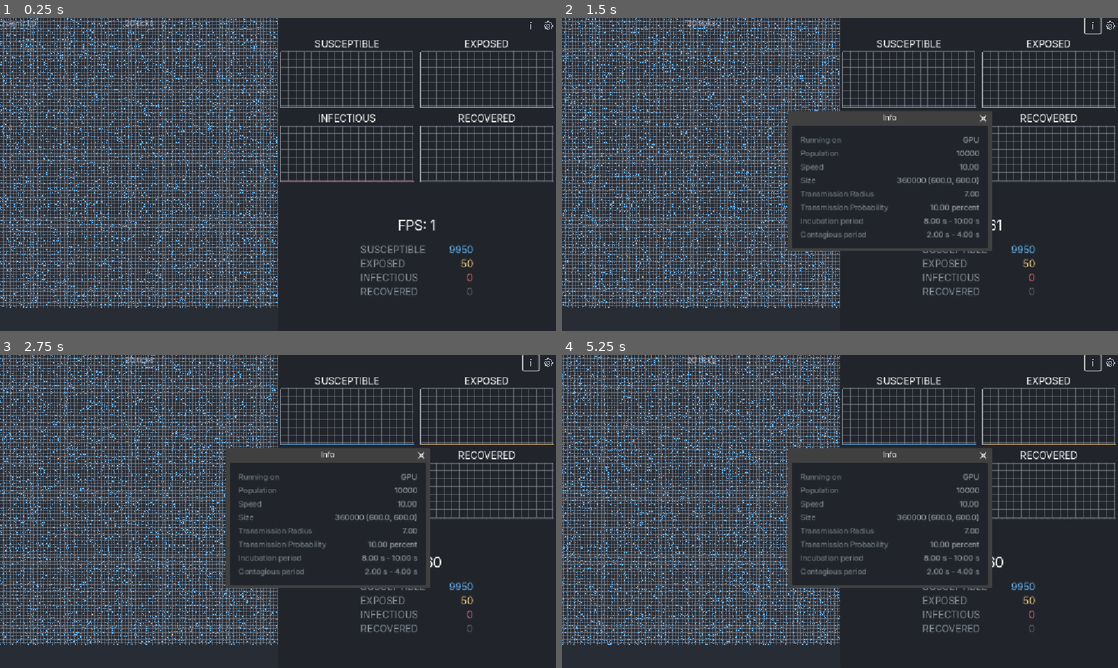
Above: before the commit, frames 1-4 (two rows, left to right).
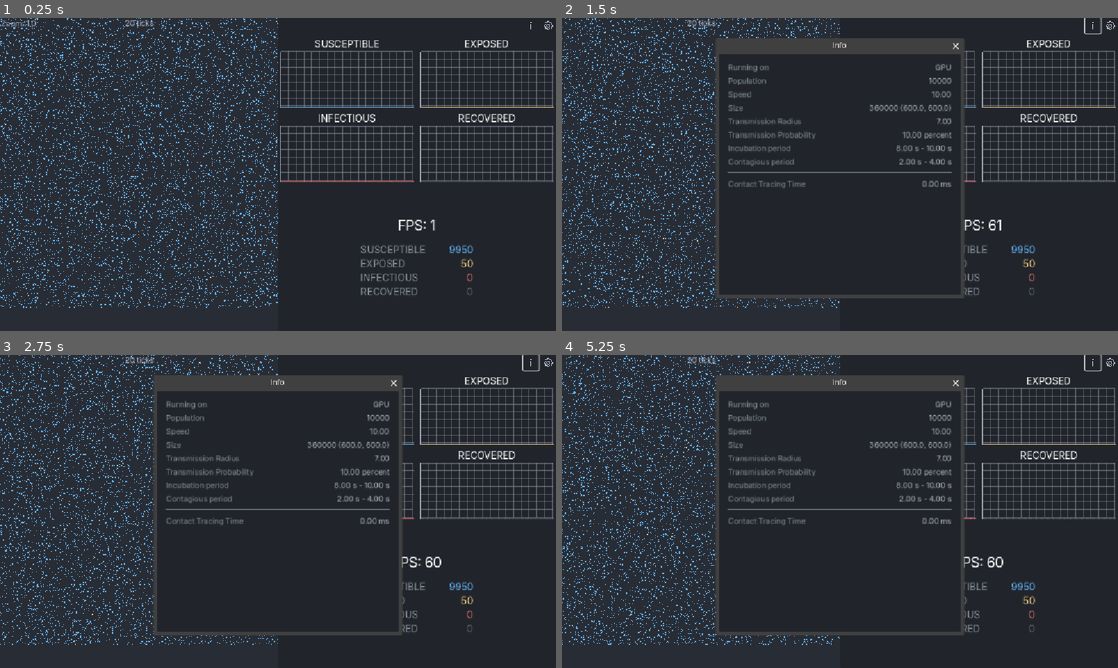
Above: after the commit, the same moments.

Repository: SinaMajdieh/pandemic-simulation
Game: Godot game, scene res://scenes/simulation_gui.tscn
The game is run twice, just before and just after one commit, with the same random seed, the same clock (stepped at 60 frames per second) and the same inputs.
Inputs (mouse positions are in pixels of both pictures, inside the frame that each line leads up to):
- Up to frame 1 (0.25 s): no input
- Up to frame 2 (1.5 s): click (1090, 24) at 0.5 s; click (1090, 24) at 1.25 s
- Up to frame 3 (2.75 s): click (528, 361) at 2 s
- Up to frame 4 (5.25 s): drag from (906, 417) to (895, 442) at 2.77 s; drag from (1051, 417) to (812, 574) at 3.52 s; move the mouse to (906, 489) at 4.27 s; click (906, 489) at 4.42 s; drag from (1051, 489) to (673, 464) at 5.02 s

The runs differ from the first frame. In frame 1, 21% of the frame differs, in the area x 0-50%, y 0-93%; in frame 2, 28%; in frame 3, 28%; in frame 4, 28%, in the area x 0-78%, y 0-93%.
Error in both runs: Cannot call method 'shader_create_from_spirv' on a null value. (res://scripts/gpu/shader_runner.gd:24)

Commit message:
feat(contact-tracer+ui): add elapsed time tracking for contact tracing
Overview:
Implemented elapsed time measurement in the contact tracer to monitor
the duration since the last contact-tracing operation, enhancing
observability and timing control across simulation runs.

🔹 ContactTracer:
- Added `elapsed_time` method and internal timer logic to record time
  passed since the last trace computation.
- Integrated with simulation lifecycle to reset timing automatically
  on restart or pause.
- Provides direct reading for profiling and optimization analysis.

🔹 UI / Config:
- Connected elapsed time data to the Config Menu for live display and
  dynamic inspection.
- Allows users to observe tracing performance differences between CPU
  and GPU modes in real time.

Impact:
This update adds a transparent timing metric for the tracing subsystem,
supporting clearer performance comparisons and profiling while keeping
the system UI in sync with simulation metrics.

Diff:
--- a/project.godot
+++ b/project.godot
@@ -21,6 +21,7 @@
 
 [display]
 
+window/size/mode=2
 window/subwindows/embed_subwindows=false
 window/stretch/mode="canvas_items"
 window/stretch/aspect="expand"
--- a/scenes/info_window.tscn
+++ b/scenes/info_window.tscn
@@ -1,23 +1,30 @@
-[gd_scene load_steps=2 format=3 uid="uid://hbe067g0h13e"]
+[gd_scene load_steps=3 format=3 uid="uid://hbe067g0h13e"]
 
 [ext_resource type="Script" uid="uid://bp52h41j8fjvr" path="res://scripts/ui/info_screen.gd" id="1_a7jd5"]
 
-[node name="Window" type="Window" node_paths=PackedStringArray("title_label", "value_label", "ui_container", "label_container")]
+[sub_resource type="StyleBoxLine" id="StyleBoxLine_a7jd5"]
+color = Color(0.5176471, 0.54901963, 0.59607846, 1)
+thickness = 2
+
+[node name="Window" type="Window" node_paths=PackedStringArray("title_label", "value_label", "ui_container", "label_container", "contact_tracing_time_label")]
 oversampling_override = 1.0
 title = "Info"
 initial_position = 4
-size = Vector2i(200, 200)
-unresizable = true
+size = Vector2i(500, 500)
 min_size = Vector2i(200, 200)
 script = ExtResource("1_a7jd5")
-title_label = NodePath("PanelContainer/CenterContainer/GridContainer/Label")
-value_label = NodePath("PanelContainer/CenterContainer/GridContainer/Value")
+title_label = NodePath("PanelContainer/CenterContainer/HBoxContainer/GridContainer/Label")
+value_label = NodePath("PanelContainer/CenterContainer/HBoxContainer/GridContainer/Value")
 ui_container = NodePath("PanelContainer")
-label_container = NodePath("PanelContainer/CenterContainer/GridContainer")
+label_container = NodePath("PanelContainer/CenterContainer/HBoxContainer/GridContainer")
+contact_tracing_time_label = NodePath("PanelContainer/CenterContainer/HBoxContainer/GridContainer2/ContactTracingTimeValue")
 
 [node name="PanelContainer" type="PanelContainer" parent="."]
-offset_right = 36.0
-offset_bottom = 36.0
+anchors_preset = 15
+anchor_right = 1.0
+anchor_bottom = 1.0
+grow_horizontal = 2
+grow_vertical = 2
 size_flags_horizontal = 3
 size_flags_vertical = 3
 theme_type_variation = &"bg_panel"
@@ -29,24 +36,27 @@
 theme_override_constants/margin_right = 18
 theme_override_constants/margin_bottom = 18
 
-[node name="GridContainer" type="GridContainer" parent="PanelContainer/CenterContainer"]
+[node name="HBoxContainer" type="VBoxContainer" parent="PanelContainer/CenterContainer"]
 layout_mode = 2
-size_flags_horizontal = 4
-size_flags_vertical = 4
+
+[node name="GridContainer" type="GridContainer" parent="PanelContainer/CenterContainer/HBoxContainer"]
+layout_mode = 2
+size_flags_horizontal = 3
+size_flags_vertical = 0
 theme_override_constants/h_separation = 18
 theme_override_constants/v_separation = 8
 columns = 2
 
-[node name="Label" type="Label" parent="PanelContainer/CenterContainer/GridContainer"]
+[node name="Label" type="Label" parent="PanelContainer/CenterContainer/HBoxContainer/GridContainer"]
 visible = false
 layout_mode = 2
-size_flags_horizontal = 3
+size_flags_horizontal = 2
 size_flags_vertical = 3
 theme_type_variation = &"text_secondary"
 text = "Title"
 vertical_alignment = 1
 
-[node name="Value" type="Label" parent="PanelContainer/CenterContainer/GridContainer"]
+[node name="Value" type="Label" parent="PanelContainer/CenterContainer/HBoxContainer/GridContainer"]
 visible = false
 layout_mode = 2
 size_flags_horizontal = 3
@@ -56,4 +66,32 @@
 horizontal_alignment = 2
 vertical_alignment = 1
 
+[node name="HSeparator" type="HSeparator" parent="PanelContainer/CenterContainer/HBoxContainer"]
+layout_mode = 2
+size_flags_horizontal = 3
+theme_override_constants/separation = 18
+theme_override_styles/separator = SubResource("StyleBoxLine_a7jd5")
+
+[node name="GridContainer2" type="GridContainer" parent="PanelContainer/CenterContainer/HBoxContainer"]
+layout_mode = 2
+size_flags_vertical = 2
+columns = 2
+
+[node name="ContactTracingTime" type="Label" parent="PanelContainer/CenterContainer/HBoxContainer/GridContainer2"]
+layout_mode = 2
+size_flags_horizontal = 2
+size_flags_vertical = 3
+theme_type_variation = &"text_secondary"
+text = "Contact Tracing Time"
+vertical_alignment = 1
+
+[node name="ContactTracingTimeValue" type="Label" parent="PanelContainer/CenterContainer/HBoxContainer/GridContainer2"]
+layout_mode = 2
+size_flags_horizontal = 10
+size_flags_vertical = 3
+theme_type_variation = &"text_primary"
+text = "0.00 ms"
+horizontal_alignment = 2
+vertical_alignment = 1
+
 [connection signal="close_requested" from="." to="." method="_on_close"]
--- a/scenes/simulation.tscn
+++ b/scenes/simulation.tscn
@@ -11,6 +11,7 @@
 radius = 1.3
 
 [node name="Grid" type="Control" parent="."]
+visible = false
 layout_mode = 3
 anchors_preset = 0
 script = ExtResource("5_mwrr7")
--- a/scenes/simulation_gui.tscn
+++ b/scenes/simulation_gui.tscn
@@ -3,14 +3,14 @@
 [ext_resource type="PackedScene" uid="uid://pumx6vjvgno2" path="res://scenes/simulation.tscn" id="1_axkpk"]
 [ext_resource type="Theme" uid="uid://cd86gbw8ppkb" path="res://assets/themes/one_dark.tres" id="1_wo8b0"]
 [ext_resource type="Script" uid="uid://bi45lkxsa6ojy" path="res://scripts/zoom_pan.gd" id="3_iaqyx"]
-[ext_resource type="Script" uid="uid://d2yj3o0hs2ar2" path="res://scripts/simulation_ui/zoom_label.gd" id="4_0qlcw"]
+[ext_resource type="Script" uid="uid://d2yj3o0hs2ar2" path="res://scripts/ui/zoom_label.gd" id="4_0qlcw"]
 [ext_resource type="Script" uid="uid://i5gbx180p78b" path="res://scripts/simulation/fixed_step_timer.gd" id="4_smusf"]
 [ext_resource type="Script" uid="uid://dpkgjsp6sx0cv" path="res://scripts/simulation_ui/graph.gd" id="5_bdi4y"]
-[ext_resource type="Script" uid="uid://bmmxhednxx6g" path="res://scripts/simulation_ui/state_label.gd" id="5_nxfk8"]
-[ext_resource type="Script" uid="uid://bjepwkbs0evtc" path="res://scripts/simulation_ui/tick_label.gd" id="6_yidup"]
+[ext_resource type="Script" uid="uid://bmmxhednxx6g" path="res://scripts/ui/state_label.gd" id="5_nxfk8"]
+[ext_resource type="Script" uid="uid://bjepwkbs0evtc" path="res://scripts/ui/tick_label.gd" id="6_yidup"]
 [ext_resource type="Texture2D" uid="uid://bvmde6x7w4cah" path="res://assets/icons/info.svg" id="7_icfv3"]
 [ext_resource type="Texture2D" uid="uid://b2opn1tj2y3ge" path="res://assets/icons/settings.svg" id="7_vkt81"]
-[ext_resource type="Script" uid="uid://ceqvw4pufdl2b" path="res://scripts/simulation_ui/fps_label.gd" id="8_o2dld"]
+[ext_resource type="Script" uid="uid://ceqvw4pufdl2b" path="res://scripts/ui/fps_label.gd" id="8_o2dld"]
 
 [node name="Control" type="GridContainer"]
 anchors_preset = 15
--- a/scripts/agents/contact_tracer.gd
+++ b/scripts/agents/contact_tracer.gd
@@ -2,6 +2,10 @@
 ## Why: Uses a uniform grid spatial partition (fixed-size cells) to replace O(n²)
 ##      distance checks with localized neighbor evaluations.
 class_name ContactTracer
+
+
+## Elapsed time since the last contact tracer action
+signal elapsed_time(time_ms: int)
 
 
 ## Infection radius in world units.
@@ -107,6 +111,7 @@
 ## Core infection logic: buckets infectious agents into cells, then tests susceptible agents
 ## against infectious ones within neighboring cells (3×3 region).
 func infect_contacts(positions: PackedVector2Array, states: PackedInt32Array) -> void:
+	var start_time: int = Time.get_ticks_usec()
 	cell_count.fill(0)
 	var sus_count: int = 0
 
@@ -166,6 +171,7 @@
 			if dx * dx + dy * dy <= transmission_radius_sq and randf() < contact_probability:
 				state.set_state(sus_id, AgentStateManager.AgentState.EXPOSED)
 				break
+	elapsed_time.emit(Time.get_ticks_usec() - start_time)
 
 
 ## Updates grid bounds when simulation limits change.
--- a/scripts/agents/contact_tracer_gpu.gd
+++ b/scripts/agents/contact_tracer_gpu.gd
@@ -59,7 +59,7 @@
 		elif states[agent_id] == AgentStateManager.AgentState.SUSCEPTIBLE:
 			exposure_chance[agent_id] = randf()
 
-
+	var start_time: int = Time.get_ticks_usec()
 	# Prepare meta buffer for GPU compute pass.
 	var meta_buffer: RID = runner.create_meta_buffer(
 		transmission_radius_sq,
@@ -87,3 +87,4 @@
 		if exposed_id[i] == -1:
 			continue
 		state.set_state(exposed_id[i], AgentStateManager.AgentState.EXPOSED)
+	elapsed_time.emit(Time.get_ticks_usec() - start_time)
--- a/scripts/simulation/simulation_controller.gd
+++ b/scripts/simulation/simulation_controller.gd
@@ -213,6 +213,7 @@
 		return
 
 	info_window = SimulationInfoWindow.new_info_window(simulation_config.get_description())
+	agent_manager.contact_tracer.elapsed_time.connect(info_window.on_contact_tracing_elapsed_time)
 	add_child(info_window)
 
 
--- a/scripts/ui/info_screen.gd
+++ b/scripts/ui/info_screen.gd
@@ -20,6 +20,7 @@
 ## Why: Acts as dynamic grid display for key–value entry formatting.
 @export var label_container: Control
 
+@export var contact_tracing_time_label: Label
 
 ## Preloaded scene reference for consistent instantiation with pre-configured template.
 ## Why: Guarantees parameterized creation identical to other simulation window classes.
@@ -62,3 +63,6 @@
 ## Why: Frees memory only when user explicitly closes; no need to retain temporary data.
 func _on_close() -> void:
 	queue_free()
+
+func on_contact_tracing_elapsed_time(elapsed_time_ms: int) -> void:
+	contact_tracing_time_label.text = "%.2f ms" % (elapsed_time_ms / 1000.0)
Renamed: scripts/simulation_ui/fps_label.gd -> scripts/ui/fps_label.gd
Renamed: scripts/simulation_ui/state_label.gd -> scripts/ui/state_label.gd
Renamed: scripts/simulation_ui/tick_label.gd -> scripts/ui/tick_label.gd
Renamed: scripts/simulation_ui/zoom_label.gd -> scripts/ui/zoom_label.gd
